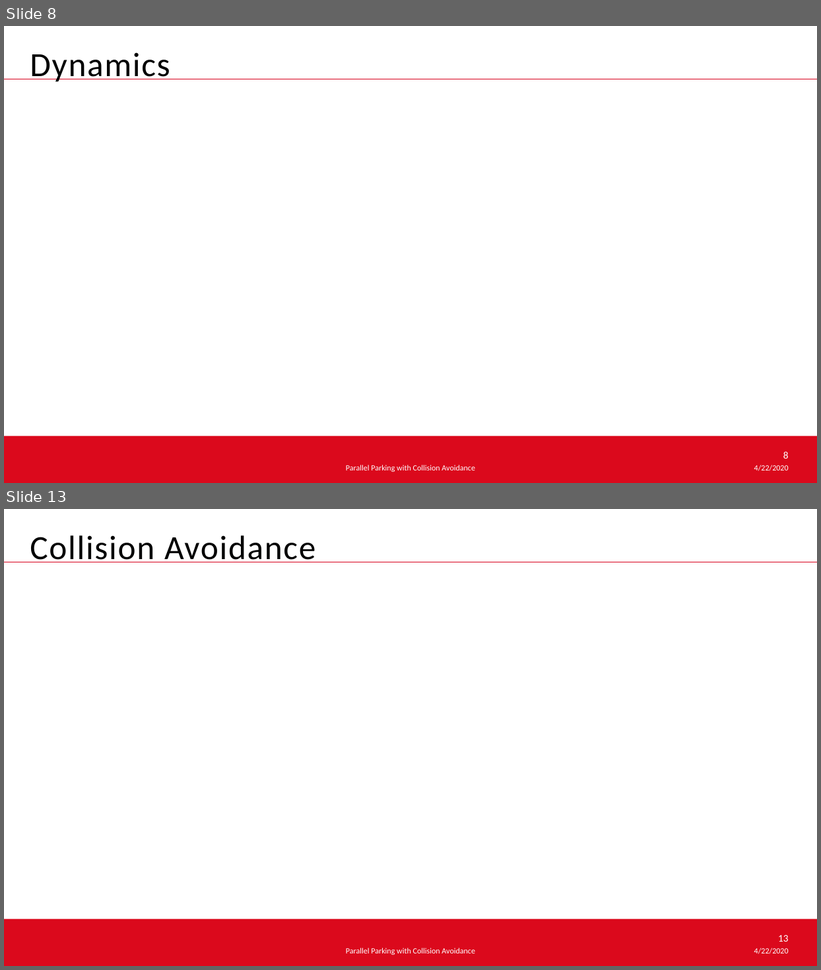
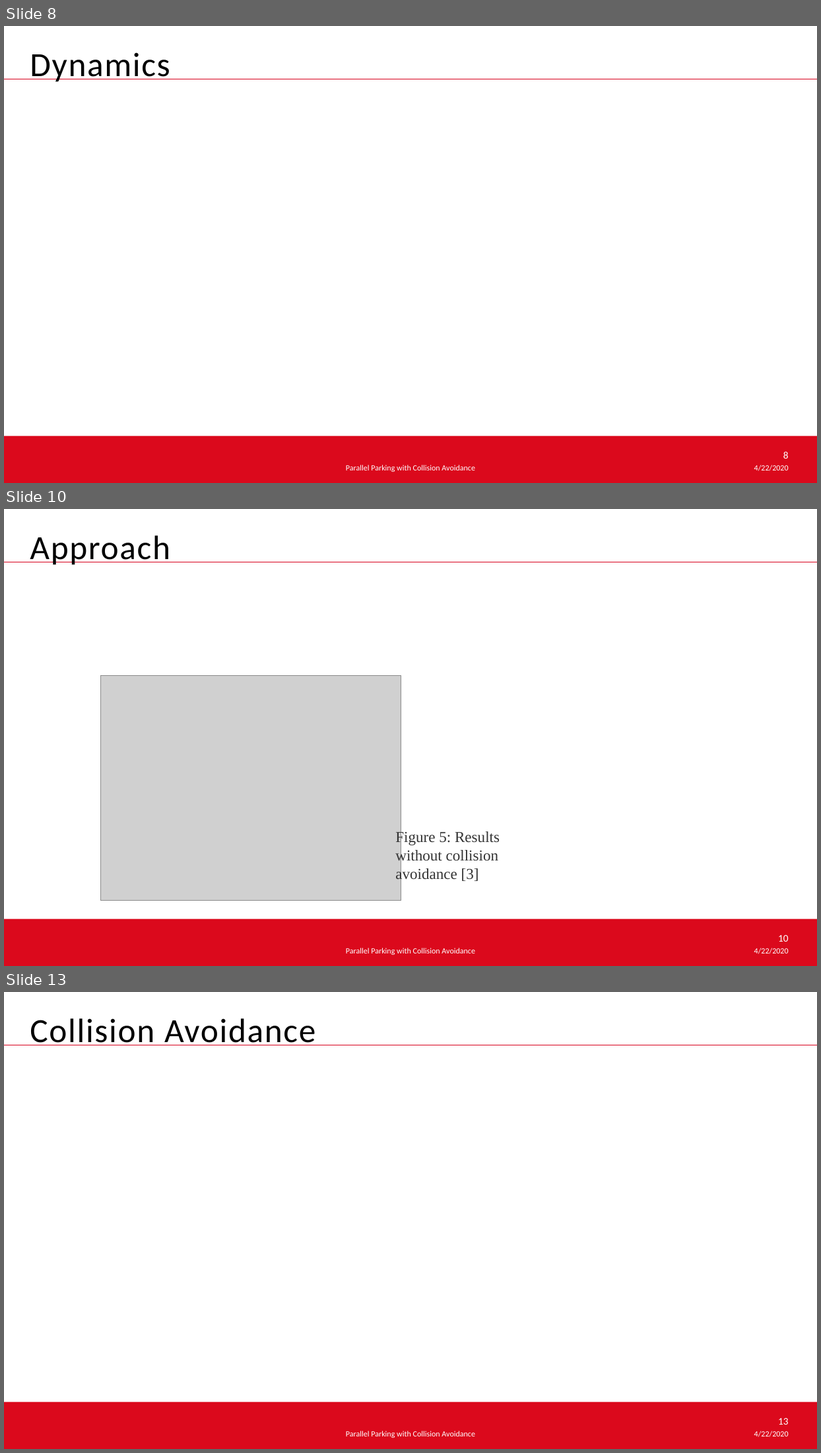
Before and after one commit to hehonglu123/optimal_control, a slide deck: Optimal Control Theory.pptx. Shown one above the other, each under a label of ours: slides 8 and 13 before the commit, slides 8, 10 and 13 after it; the slides between them are not shown. The pictures are 821x970 and 821x1453 pixels, drawn with LibreOffice and Linux fonts; fonts in the diff are those of the drawing; grey boxes stand for pictures; background and template pictures are left out. Boxes give left, top, right and bottom in pixels: in the first picture for what was removed or moved away, otherwise in the second. Text is boxed around its words. In the diff, an @@ line names an element or a change of style, - is before the commit and + after.

```diff
--- a/Optimal Control Theory.pptx
+++ b/Optimal Control Theory.pptx
@@ slide 10 added at [4, 509, 817, 966], background #FFFFFF; not listed: 5 template elements that a slide beside it also shows @@
@@ text added at [30, 535, 170, 565], 40 pt, text #000000 @@
+Approach
@@ picture added at [100, 675, 401, 901] @@
@@ text added at [395, 830, 500, 883], 18 pt, text #333333 @@
+Figure 5: Results without collision avoidance [3]
```
Also in this commit, not shown: 6 slides changed, 2 other slides added, 4 slides removed.
